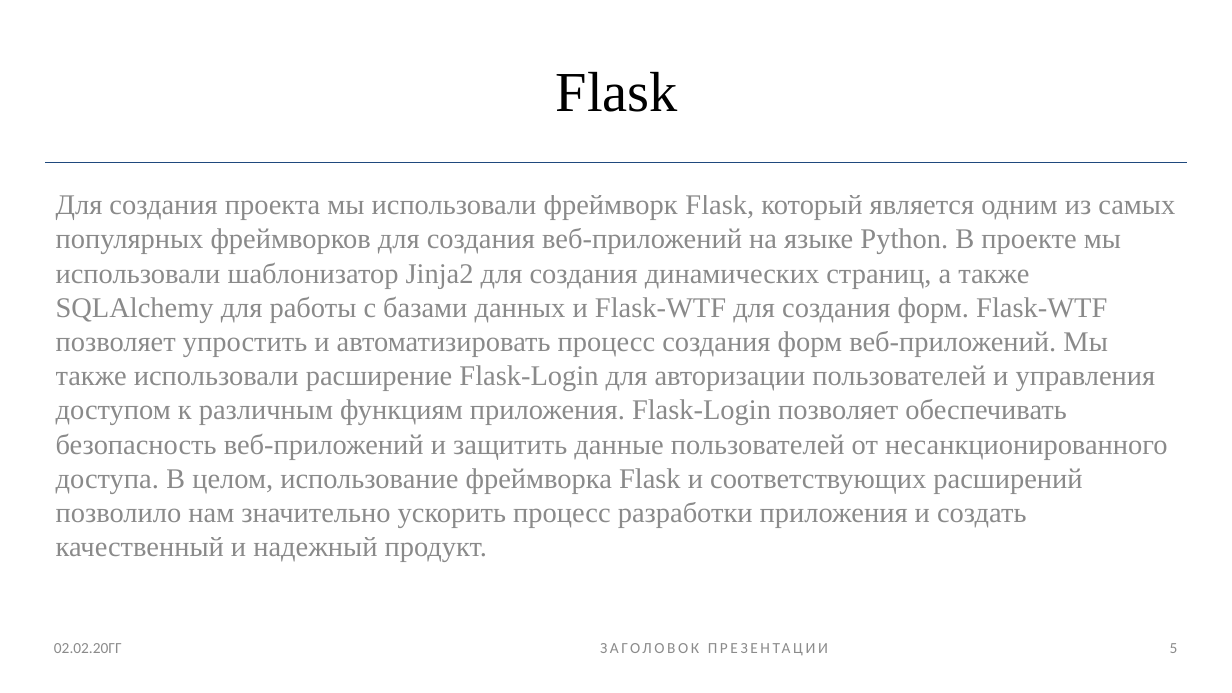
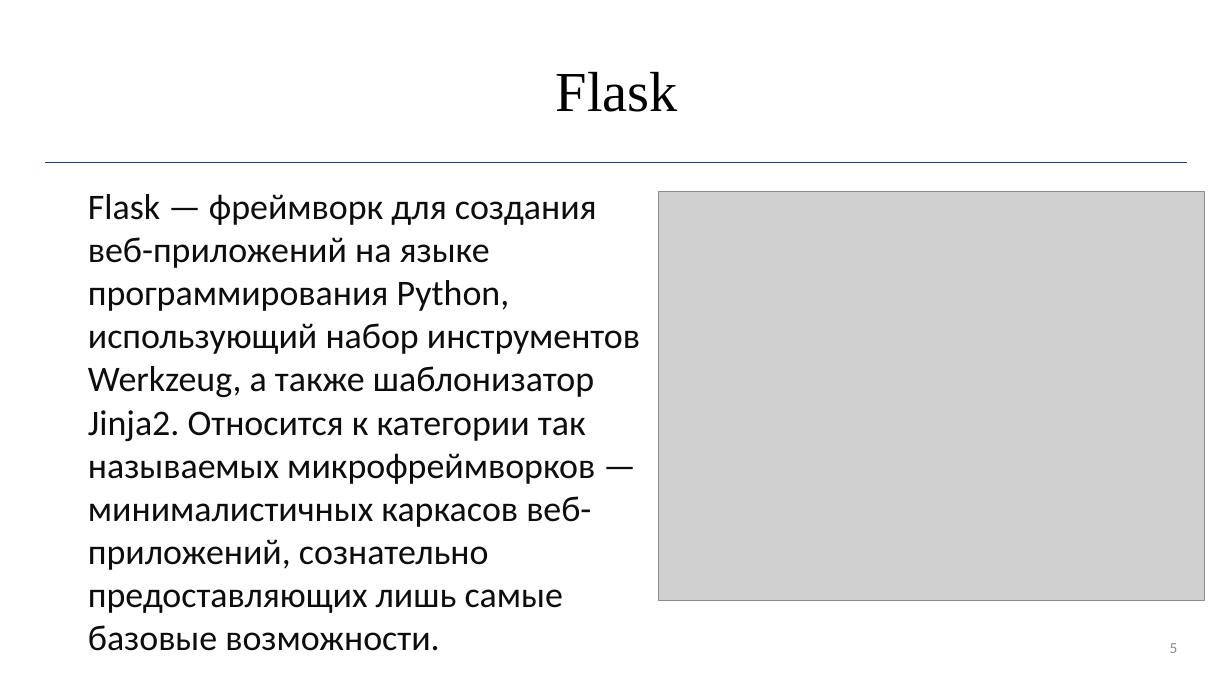
Before and after one commit to R1ccoon/Ip3s, a slide deck: slide 5 of not_site_files/pres.pptx. Drawn at 1232x693 pixels with LibreOffice and Linux fonts; fonts in the diff are those of the drawing; grey boxes stand for pictures. Boxes give left, top, right and bottom in pixels: in the first picture for what was removed or moved away, otherwise in the second. Text is boxed around its words. In the diff, an @@ line names an element or a change of style, - is before the commit and + after.

```diff
--- a/not_site_files/pres.pptx
+++ b/not_site_files/pres.pptx
@@ text removed at box(56, 195, 1175, 562) @@
-Для создания проекта мы использовали фреймворк Flask, который является одним из самых популярных фреймворков для создания веб-приложений на языке Python. В проекте мы использовали шаблонизатор Jinja2 для создания динамических страниц, а также SQLAlchemy для работы с базами данных и Flask-WTF для создания форм. Flask-WTF позволяет упростить и автоматизировать процесс создания форм веб-приложений. Мы также использовали расширение Flask-Login для авторизации пользователей и управления доступом к различным функциям приложения. Flask-Login позволяет обеспечивать безопасность веб-приложений и защитить данные пользователей от несанкционированного доступа. В целом, использование фреймворка Flask и соответствующих расширений позволило нам значительно ускорить процесс разработки приложения и создать качественный и надежный продукт.
@@ text added at box(88, 194, 640, 651), 28 pt, text #0D0D0D @@
+Flask — фреймворк для создания веб-приложений на языке программирования Python, использующий набор инструментов Werkzeug, а также шаблонизатор Jinja2. Относится к категории так называемых микрофреймворков — минималистичных каркасов веб-приложений, сознательно предоставляющих лишь самые базовые возможности.
@@ picture added at box(658, 191, 1204, 601) @@
@@ text removed at box(442, 622, 987, 673) @@
-ЗАГОЛОВОК ПРЕЗЕНТАЦИИ
@@ text removed at box(54, 643, 122, 653) @@
-02.02.20ГГ
```
Also in this commit, not shown: 6 other slides changed.
